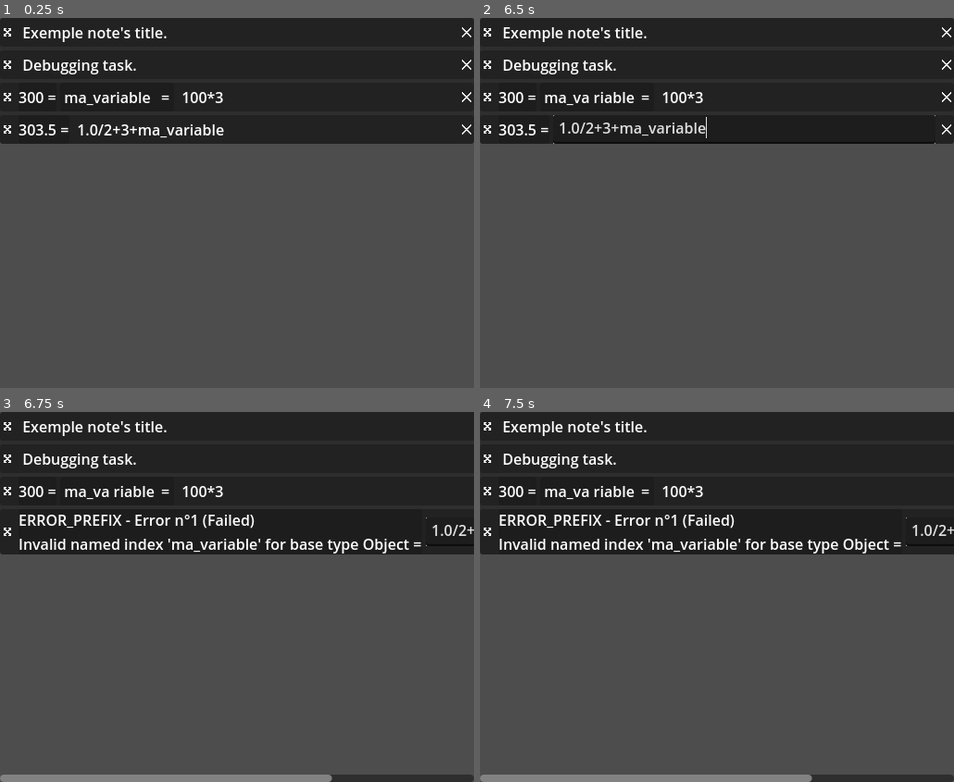
Above: before the commit, frames 1-4 (two rows, left to right).
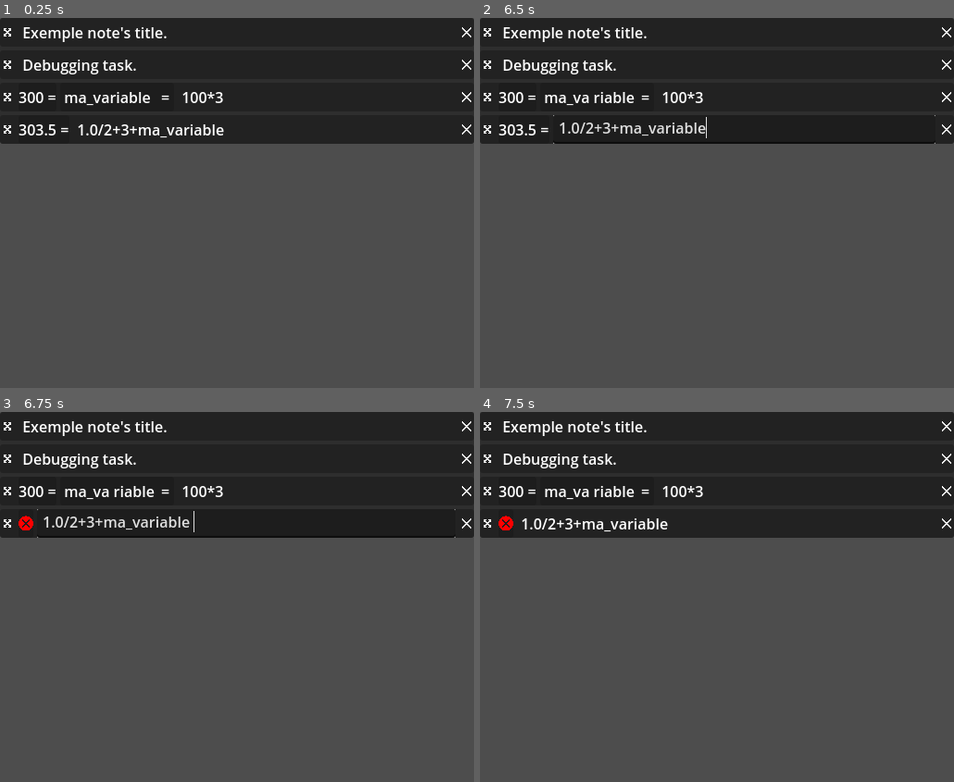
Above: after the commit, the same moments.

Repository: xorblo-doitus/Bloc-notes-plus-plus
Game: Godot game, scene res://src/app/main.tscn
Two runs of this game, one before a commit and one after it. Both use one fixed random seed, a clock stepped at 60 frames per second and the inputs below. The engine's default icon, where the game draws it, is replaced by a stand-in: a white triangle on a blue panel in a dark square.
Inputs (mouse positions are in pixels of both pictures, inside the frame that each line leads up to):
- Up to frame 1 (0.25 s): no input
- Up to frame 2 (6.5 s): click (489, 32) at 0.52 s; click (489, 32) at 1.27 s; click (489, 32) at 2.02 s; tap Enter at 2.75, 4.25, 5.75 s; drag from (717, 32) to (764, 121) at 2.77 s; tap Space at 3.5, 5 s; drag from (717, 66) to (693, 277) at 3.52 s; move the mouse to (589, 95) at 4.27 s; tap Ctrl at 4.35 s; click (589, 95) at 4.42 s; drag from (797, 95) to (574, 147) at 5.02 s; drag from (745, 129) to (740, 203) at 5.77 s
- Up to frame 3 (6.75 s): tap Space at 6.5 s; drag from (94, 541) to (165, 504) at 6.52 s
- Up to frame 4 (7.5 s): click (503, 523) at 7.27 s

Frames 1-2 are identical in both runs. In frame 3, 7.6% of the frame differs, in the area x 0-100%, y 0-100%; in frame 4, 7.6%.

Commit message:
Calculus result now show an error message when expression is invalid

Diff:
--- a/src/gui/displaying_notes/note_display/widgets/calculus_result.gd
+++ b/src/gui/displaying_notes/note_display/widgets/calculus_result.gd
@@ -4,8 +4,8 @@
 
 static var equal_string = " ="
 
-
 @onready var result: Label = %Result
+@onready var error_button: TextureButton = %ErrorButton
 
 
 func _connect_to(_note: Note) -> void:
@@ -16,4 +16,16 @@
 
 
 func update_value() -> void:
-	result.text = str(note.get_value()) + WidgetCalculusResult.equal_string
+	if note.value is ErrorHelper:
+		error_button.tooltip_text = str(note.value)
+		result.hide()
+		error_button.show()
+	else:
+		result.text = str(note.value) + WidgetCalculusResult.equal_string
+		result.show()
+		error_button.hide()
+
+
+func _on_error_button_pressed() -> void:
+	if note.value is ErrorHelper:
+		note.value.popup()
--- a/src/gui/displaying_notes/note_display/widgets/calculus_result.tscn
+++ b/src/gui/displaying_notes/note_display/widgets/calculus_result.tscn
@@ -1,7 +1,8 @@
-[gd_scene load_steps=3 format=3 uid="uid://b1ig6adtfok5w"]
+[gd_scene load_steps=4 format=3 uid="uid://b1ig6adtfok5w"]
 
 [ext_resource type="PackedScene" uid="uid://b1l63s0gxpyhv" path="res://src/gui/displaying_notes/note_display/widgets/widget.tscn" id="1_85op2"]
 [ext_resource type="Script" path="res://src/gui/displaying_notes/note_display/widgets/calculus_result.gd" id="2_dvcag"]
+[ext_resource type="Texture2D" uid="uid://bxqqwrohqshop" path="res://src/assets/images/icons/error.png" id="3_uockl"]
 
 [node name="CalcResultWidget" instance=ExtResource("1_85op2")]
 offset_right = 10.0
@@ -15,3 +16,15 @@
 unique_name_in_owner = true
 layout_mode = 2
 text = "="
+
+[node name="ErrorButton" type="TextureButton" parent="." index="1"]
+unique_name_in_owner = true
+modulate = Color(1, 0, 0, 1)
+custom_minimum_size = Vector2(16, 16)
+layout_mode = 2
+mouse_default_cursor_shape = 2
+texture_normal = ExtResource("3_uockl")
+ignore_texture_size = true
+stretch_mode = 5
+
+[connection signal="pressed" from="ErrorButton" to="." method="_on_error_button_pressed"]
